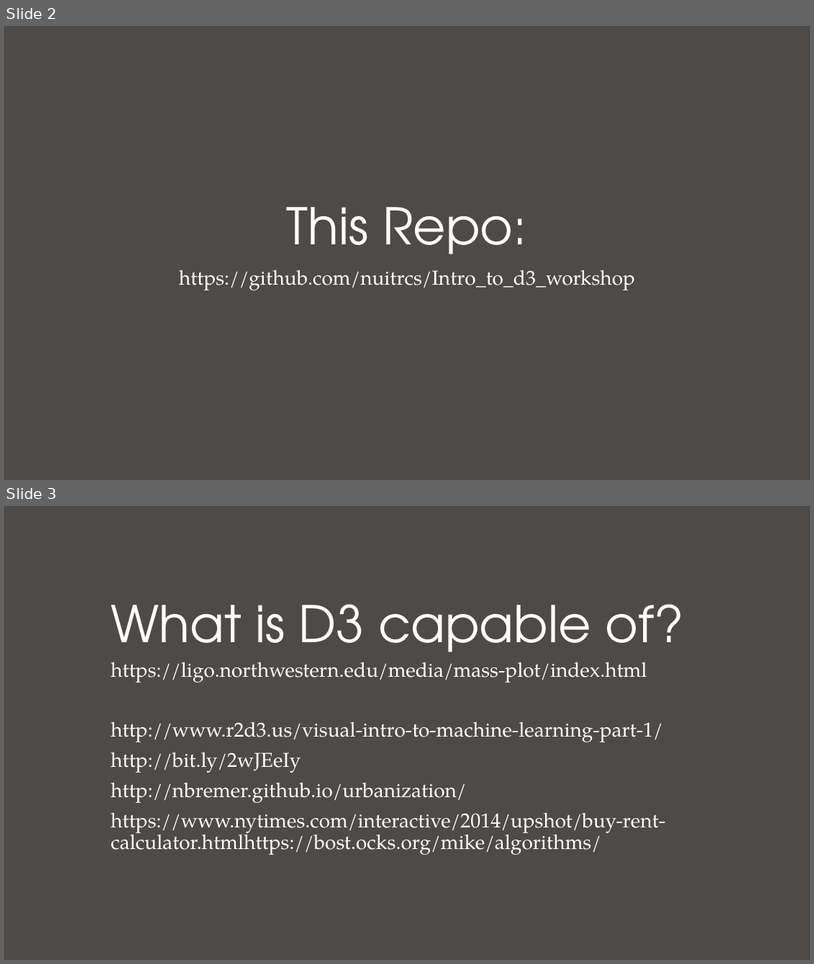
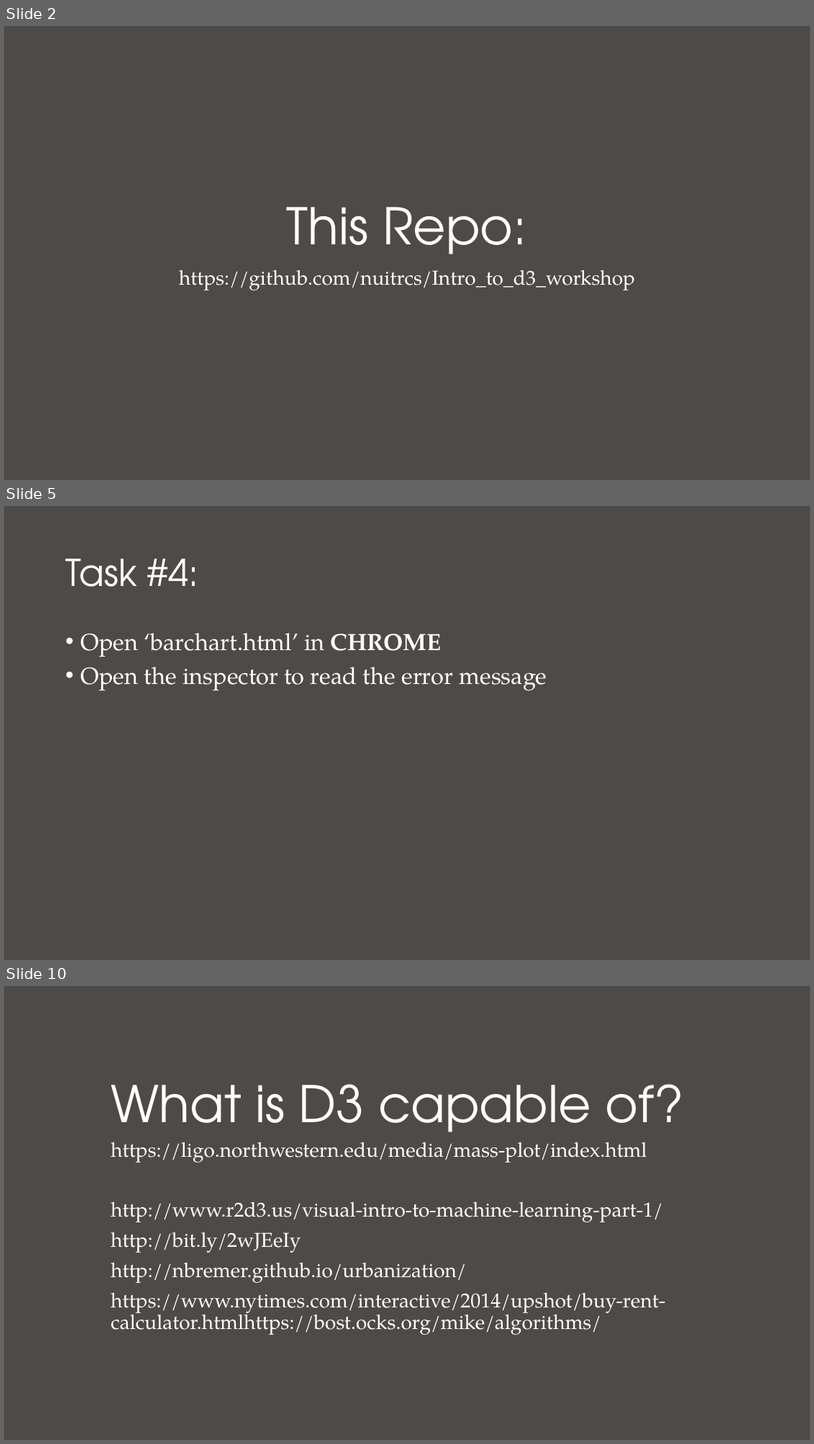
Before and after one commit to nuitrcs/Intro_to_d3_workshop, a slide deck: Introduction to D3.pptx. Shown one above the other, each under a label of ours: slides 2 and 3 before the commit, slides 2, 5 and 10 after it; the slides between them are not shown. The pictures are 814x964 and 814x1444 pixels, drawn with LibreOffice and Linux fonts; fonts in the diff are those of the drawing. Boxes give left, top, right and bottom in pixels: in the first picture for what was removed or moved away, otherwise in the second. Text is boxed around its words. In the diff, an @@ line names an element or a change of style, - is before the commit and + after.

```diff
--- a/Introduction to D3.pptx
+++ b/Introduction to D3.pptx
@@ slide 5 added at (4, 506, 810, 960), background #4E4A47 @@
@@ title added at (65, 559, 199, 587), 44 pt, text #FFFFFF @@
+Task #4:
@@ text added at (80, 633, 548, 690), 28 pt, text #FFFFFF @@
+• Open ‘barchart.html’ in CHROME
+• Open the inspector to read the error message
@@ what was slide 3 is now slide 10 @@
```
Also in this commit, not shown: 8 slides changed, 5 other slides added, 3 other files.
